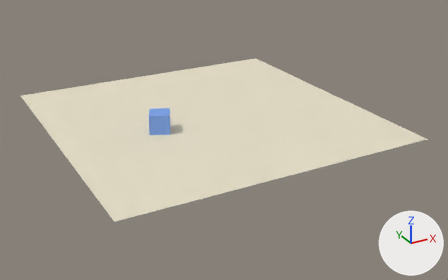
What one commit did to the COLLADA model RayTracer/res/testScene_plane_cube.dae.
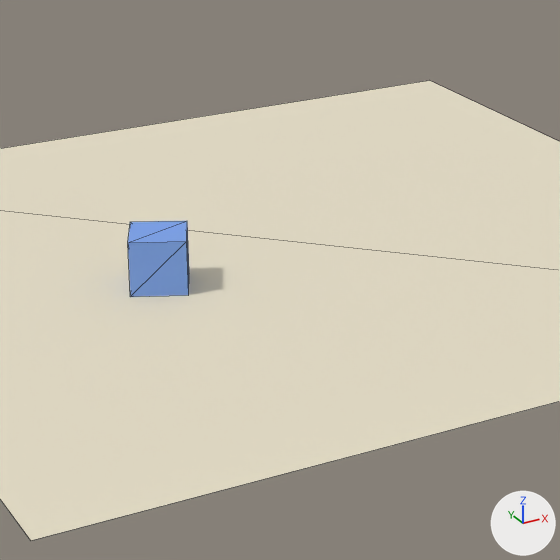
Each version appears first whole from a camera (50 mm lens) standing at (-13.8, -27.1, 11.9) and looking at (0.4, -1.1, -1.1), and next in a close-up on the part from 23% to 67% of the width and 11% to 82% of the height. Lighting does not change. The marker at lower right points along +X, +Y and +Z. The close-ups show mesh edges as thin lines.
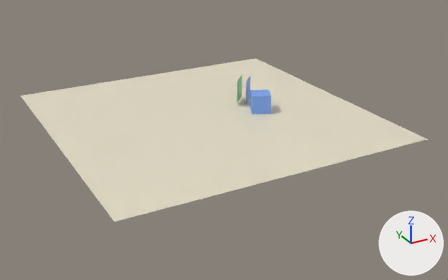
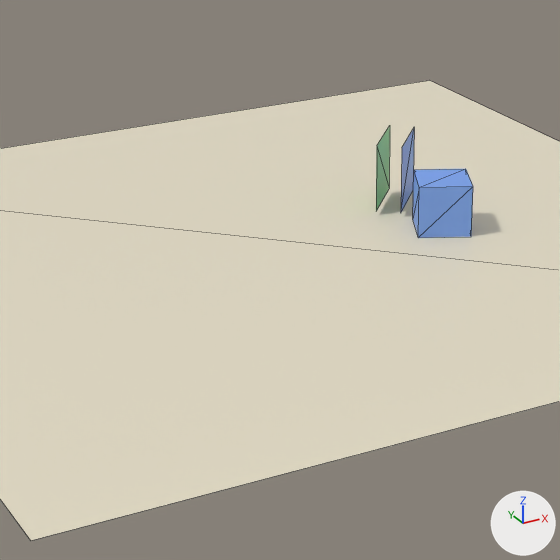
Changed parts and their boxes [x1, y1, x2, y2] in the close-ups (560 x 560 px):
'Cube', deleted (blue)
    before: [128, 221, 189, 297]
'Cube_002', added (blue)
    after: [413, 169, 473, 238]
'Plane_003', added (green)
    after: [376, 126, 390, 211]
'Plane_002', added (blue)
    after: [401, 128, 414, 212]

Edits to the bpy script that builds the scene:
```text
Add mat_m_cube_green:
    mat_m_cube_green = principled_material('m_cube_green')
    mat_m_cube_green.base_color = (0.265, 0.748, 0.293)  # green #8de093
    mat_m_cube_green.roughness = 0.44
Add mat_m_cube_blue_003:
    mat_m_cube_blue_003 = principled_material('m_cube_blue_003')
    mat_m_cube_blue_003.base_color = (0.193, 0.371, 0.869)  # blue #7aa4f0
    mat_m_cube_blue_003.roughness = 0.44
Add me_plane_004:
    me_plane_004.from_pydata([(2.089, 0.416, 1.414), (2.089, 0.416, 0.09), (2.963, 1.411, 1.414), (2.963, 1.411, 0.09)], [], [(0, 3, 2), (0, 1, 3)])
    me_plane_004.materials.append(mat_m_cube_green)  # green #8de093
Add me_plane_003:
    me_plane_003.from_pydata([(2.456, 0.093, 1.414), (2.456, 0.093, 0.09), (3.33, 1.088, 1.414), (3.33, 1.088, 0.09)], [], [(1, 2, 0), (1, 3, 2)])
    me_plane_003.materials.append(mat_m_cube_blue)  # blue #79a4f0
Add me_cube_001:
    me_cube_001.from_pydata([(2.192, -0.992, 0.0), (2.192, -0.992, 1.0), (2.614, -0.086, 0.0), (2.614, -0.086, 1.0), (3.098, -1.414, 0.0), (3.098, -1.414, 1.0), (3.521, -0.508, 0.0), (3.521, -0.508, 1.0)], [], [(1, 2, 0), (3, 6, 2), (7, 4, 6), (5, 0, 4), (6, 0, 2), (7, 1, 5), (1, 3, 2), (3, 7, 6), (7, 5, 4), (5, 1, 0), (6, 4, 0), (7, 3, 1)])
    me_cube_001.materials.append(mat_m_cube_blue_003)  # blue #7aa4f0
Remove ob_cube:
    ob_cube = bpy.data.objects.new('Cube', me_cube)
    ob_cube.location = (0.0, 0.0, 0.0)
Add ob_plane_003:
    ob_plane_003 = bpy.data.objects.new('Plane_003', me_plane_004)
    ob_plane_003.location = (0.0, 0.0, 0.0)
Add ob_plane_002:
    ob_plane_002 = bpy.data.objects.new('Plane_002', me_plane_003)
    ob_plane_002.location = (0.0, 0.0, 0.0)
Add ob_cube_002:
    ob_cube_002 = bpy.data.objects.new('Cube_002', me_cube_001)
    ob_cube_002.location = (0.0, 0.0, 0.0)
```
